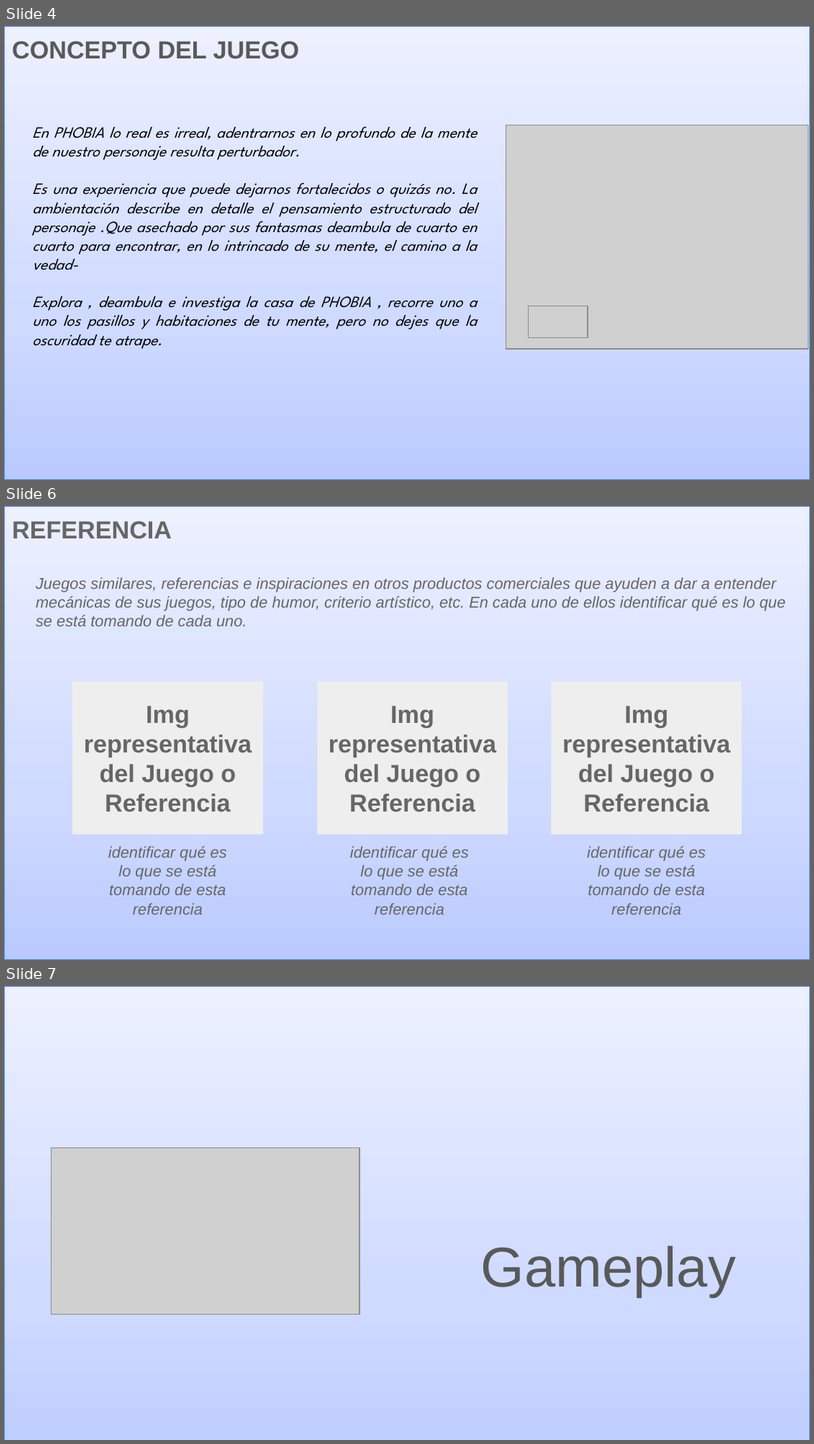
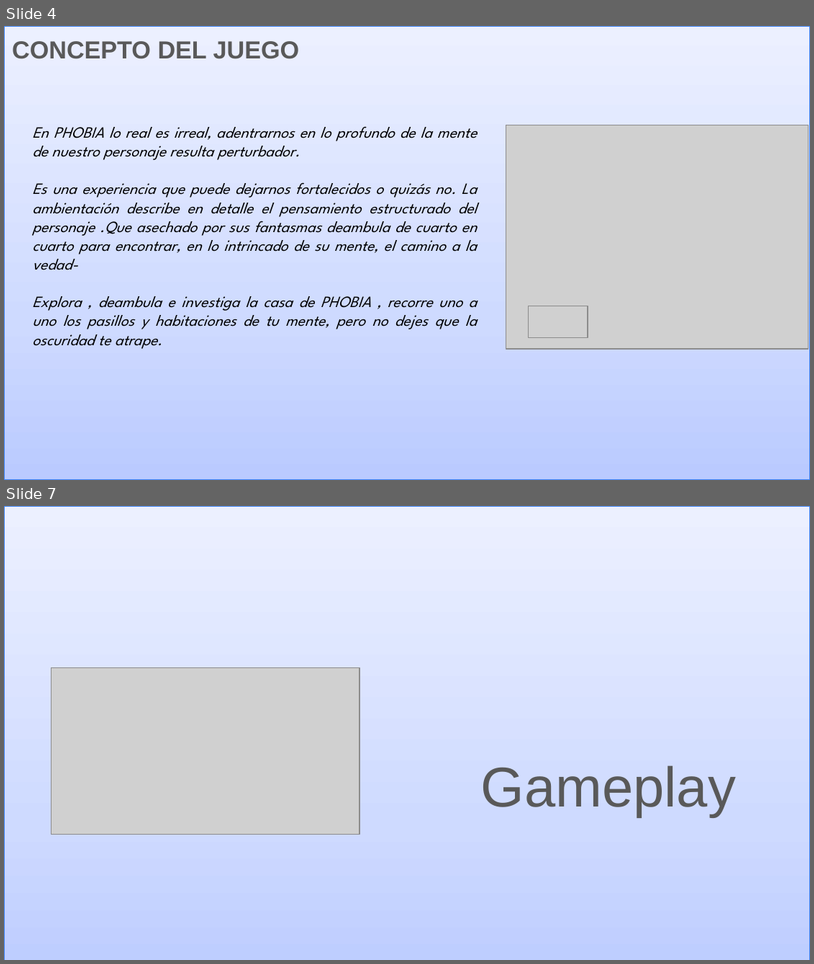
Before and after one commit to Marianoz1972/PICH, a slide deck: Pitch (Venta) [Template] PHOBIA.pptx. Shown one above the other, each under a label of ours: slides 4, 6 and 7 before the commit, slides 4 and 7 after it; the slides between them are not shown. The pictures are 814x1444 and 814x964 pixels, drawn with LibreOffice and Linux fonts; fonts in the diff are those of the drawing; grey boxes stand for pictures. Boxes give left, top, right and bottom in pixels: in the first picture for what was removed or moved away, otherwise in the second. Text is boxed around its words. In the diff, an @@ line names an element or a change of style, - is before the commit and + after.

```diff
--- a/Pitch (Venta) [Template] PHOBIA.pptx
+++ b/Pitch (Venta) [Template] PHOBIA.pptx
@@ slide 6 removed at box(4, 506, 810, 960), background #FFFFFF @@
@@ rectangle removed at box(4, 506, 810, 959) @@
-REFERENCIA
@@ text removed at box(36, 577, 786, 626) @@
-Juegos similares, referencias e inspiraciones en otros productos comerciales que ayuden a dar a entender mecánicas de sus juegos, tipo de humor, criterio artístico, etc. En cada uno de ellos identificar qué es lo que se está tomando de cada uno.
@@ rectangle removed at box(72, 681, 263, 834) @@
-Img representativa del Juego o Referencia
@@ rectangle removed at box(318, 681, 508, 834) @@
-Img representativa del Juego o Referencia
@@ rectangle removed at box(551, 681, 742, 834) @@
-Img representativa del Juego o Referencia
@@ text removed at box(108, 846, 227, 914) @@
-identificar qué es lo que se está tomando de esta referencia
@@ text removed at box(350, 846, 469, 914) @@
-identificar qué es lo que se está tomando de esta referencia
@@ text removed at box(587, 846, 706, 914) @@
-identificar qué es lo que se está tomando de esta referencia
```
Also in this commit, not shown: 5 slides changed, 2 slides added.
